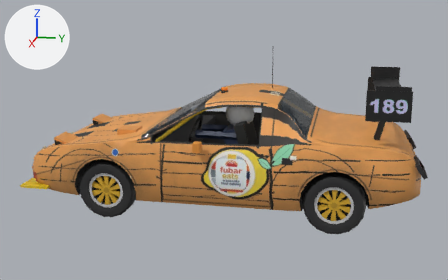
An edit to the glTF model public/cars/field/models/189.glb, drawn before and after from the same camera.
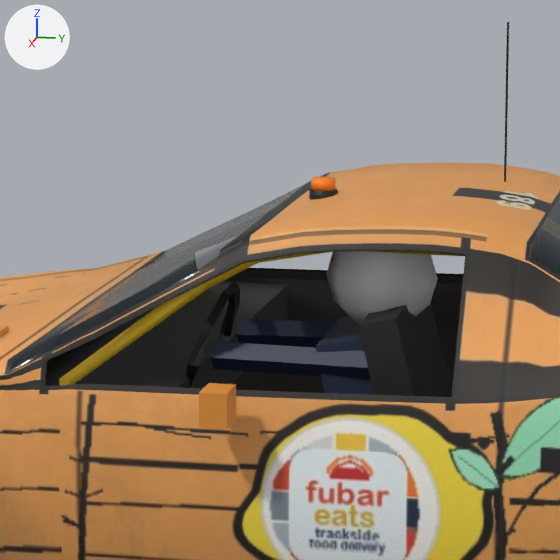
Each version is shown whole from a 50 mm camera at (6.41, 1.2, 2.28) aimed at (0.04, -0.07, 0.69), then close up on the part from 31% to 64% of the width and 15% to 67% of the height. Lighting does not change. The marker at upper left points along +X, +Y and +Z. The older version's two pictures come first. Vertices at exactly the same position are counted once.

Names of what the first close-up shows: 'body'.
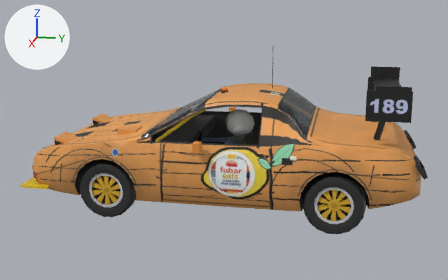
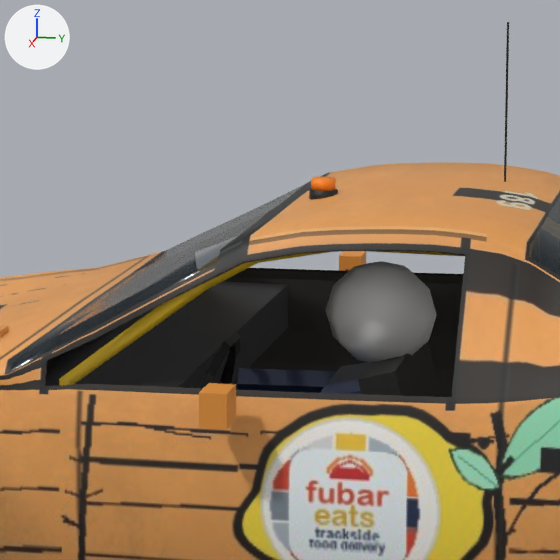
Boxes [x1, y1, x2, y2] around the edits, measured in the close-ups (560 x 560 px; the box of a moved part takes in the faces that stretch with it):
```json
{"part": 1, "of": "me_body_mesh", "change": "moved or reshaped", "before": [326, 251, 438, 324], "after": [326, 261, 437, 362]}
{"part": 2, "of": "me_body_mesh", "change": "moved or reshaped", "before": [46, 251, 463, 397], "after": [59, 251, 463, 397]}
{"part": 3, "of": "me_body_mesh", "change": "surface changed", "before": [205, 282, 375, 395], "after": [184, 282, 288, 387]}
```

The change, as JSON lines over the scene's bpy script:
```json
{"block": "me_body_mesh", "where": "# used by ob_body; location = (0.0, 0.0, 0.0)"}
{"op": "remove", "block": "me_body_mesh", "code": "me_body_mesh.from_pydata(...)  # 3233 vertices, 5780 faces; spans x -0.96..0.96, y -2.07..1.97, z 0.17..1.67"}
{"op": "add", "block": "me_body_mesh", "code": "me_body_mesh.from_pydata(...)  # 3233 vertices, 5780 faces; spans x -0.96..0.96, y -2.07..1.97, z 0.13..1.67"}
{"block": "me_body_mesh", "change": "me_body_mesh part 1: the loose piece of 42 vertices spanning x 0.19..0.45, y 0.0..0.3, z 0.9..1.18 is moved by (0.01, 0.0, -0.1)"}
{"block": "me_body_mesh", "change": "me_body_mesh part 2: 264 of 3233 vertices moved; they spanned x -0.75..0.77, y -0.73..1.11, z 0.26..1.19 and now span x -0.75..0.77, y -0.73..1.11, z 0.13..1.19; mean shift (0.0, 0.0, -0.04); largest move (0.55, -0.29, 1.07) -> (-0.64, 1.09, 0.66)"}
{"block": "me_body_mesh", "change": "me_body_mesh part 3: 43 kept faces spanning x -0.75..0.75, y -0.73..0.47, z 0.13..1.17 get new texture (UV) coordinates"}
```
